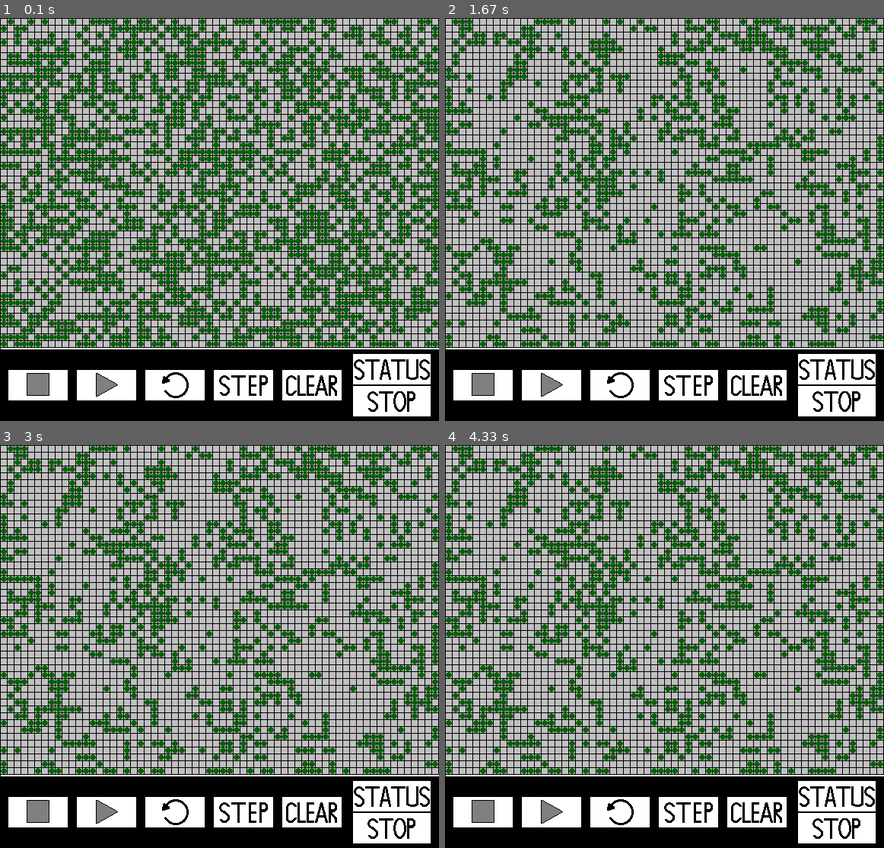
Above: before the commit, frames 1-4 (two rows, left to right).
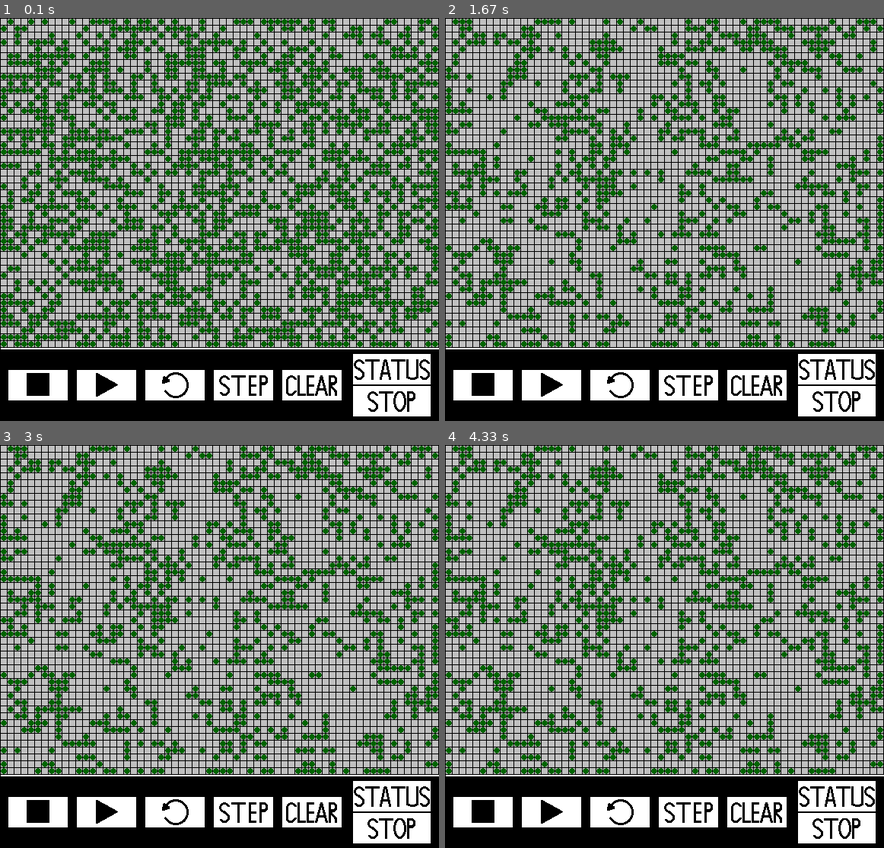
Above: after the commit, the same moments.

Repository: BartekKownacki/Game-of-life-pygame
Game: pygame game, started from main.py
Two runs of this game, one before a commit and one after it. Both use one fixed random seed, a clock stepped at 60 frames per second and the inputs below.
Inputs (mouse positions are in pixels of both pictures, inside the frame that each line leads up to):
- Up to frame 1 (0.1 s): no input
- Up to frame 2 (1.67 s): click (686, 384) at 0.42 s; click (664, 247) at 0.77 s; click (528, 159) at 1.1 s; click (717, 255) at 1.43 s
- Up to frame 3 (3 s): click (228, 509) at 1.77 s; click (197, 751) at 2.1 s; click (206, 577) at 2.43 s; click (158, 561) at 2.77 s
- Up to frame 4 (4.33 s): click (778, 614) at 3.1 s; click (800, 638) at 3.43 s; click (756, 577) at 3.77 s; click (537, 569) at 4.1 s

The runs differ from the first frame. In frame 1, 0.4% of the frame differs, in the area x 6-98%, y 87-97%; in frame 2, 0.4%; in frame 3, 0.4%; in frame 4, 0.4%.

Commit message:
fix init_data

Diff:
--- a/static/init_data.py
+++ b/static/init_data.py
@@ -11,47 +11,47 @@
 btn_gap_size = 10
 buttons = [{
         "index": 0,
-        "image_path": "./assets/stop.png",
+        "image_path": "./assets/stop.bmp",
         "action": "stop",
         "is_visible": True
     },
     {
         "index": 1,
-        "image_path": "./assets/play.png",
+        "image_path": "./assets/play.bmp",
         "action": "play",
         "is_visible": True
     },
     {
         "index": 2,
-        "image_path": "./assets/randomize.png",
+        "image_path": "./assets/randomize.bmp",
         "action": "randomize",
         "is_visible": True
     },
     {
         "index": 3,
-        "image_path": "./assets/step.png",
+        "image_path": "./assets/step.bmp",
         "action": "step",
         "is_visible": True
     },
     {
         "index": 4,
-        "image_path": "./assets/clear.png",
+        "image_path": "./assets/clear.bmp",
         "action": "clear",
         "is_visible": True
     }]
 statuses=[{
         "index": 0,
-        "image_path": "./assets/status.png",
+        "image_path": "./assets/status.bmp",
         "is_visible": True
     },
     {
         "index": 1,
-        "image_path": "./assets/status_run.png",
+        "image_path": "./assets/status_run.bmp",
         "is_visible": False
     },
     {
         "index": 2,
-        "image_path": "./assets/status_stop.png",
+        "image_path": "./assets/status_stop.bmp",
         "is_visible": True
     }]
 
